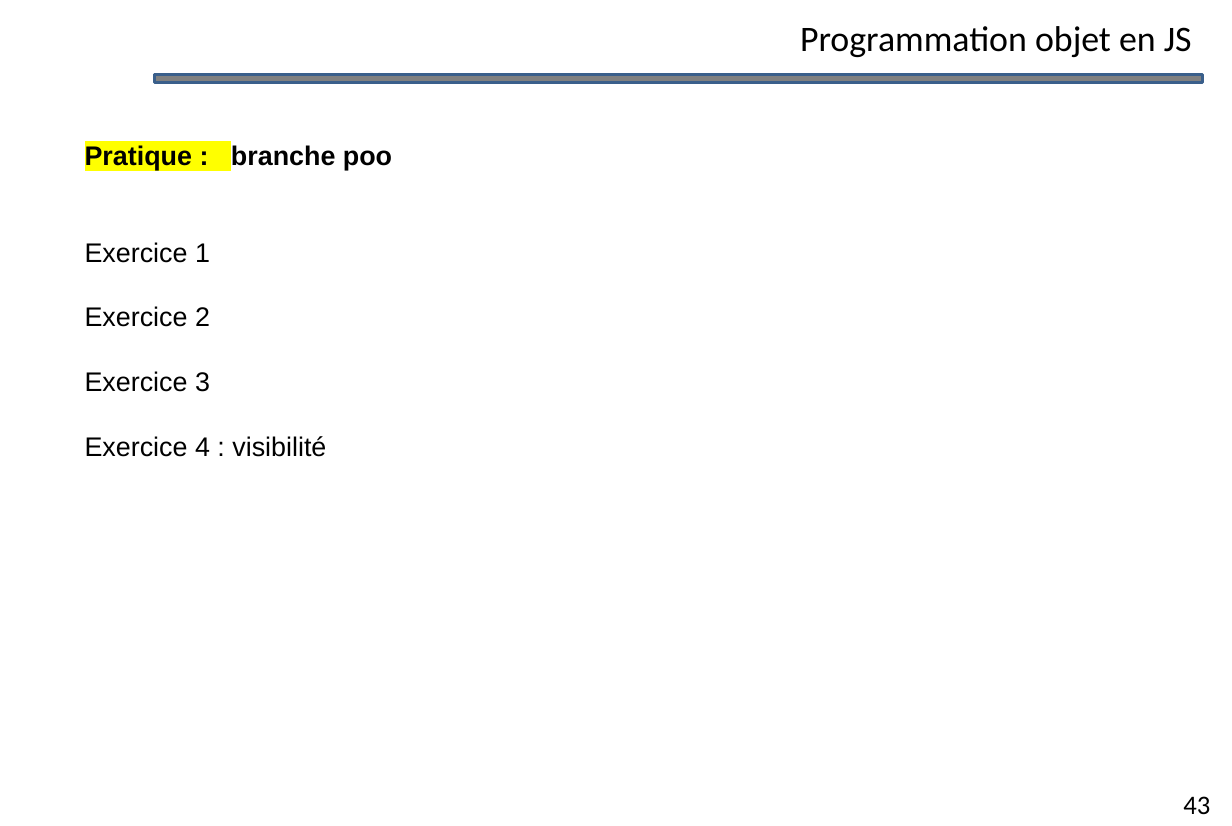
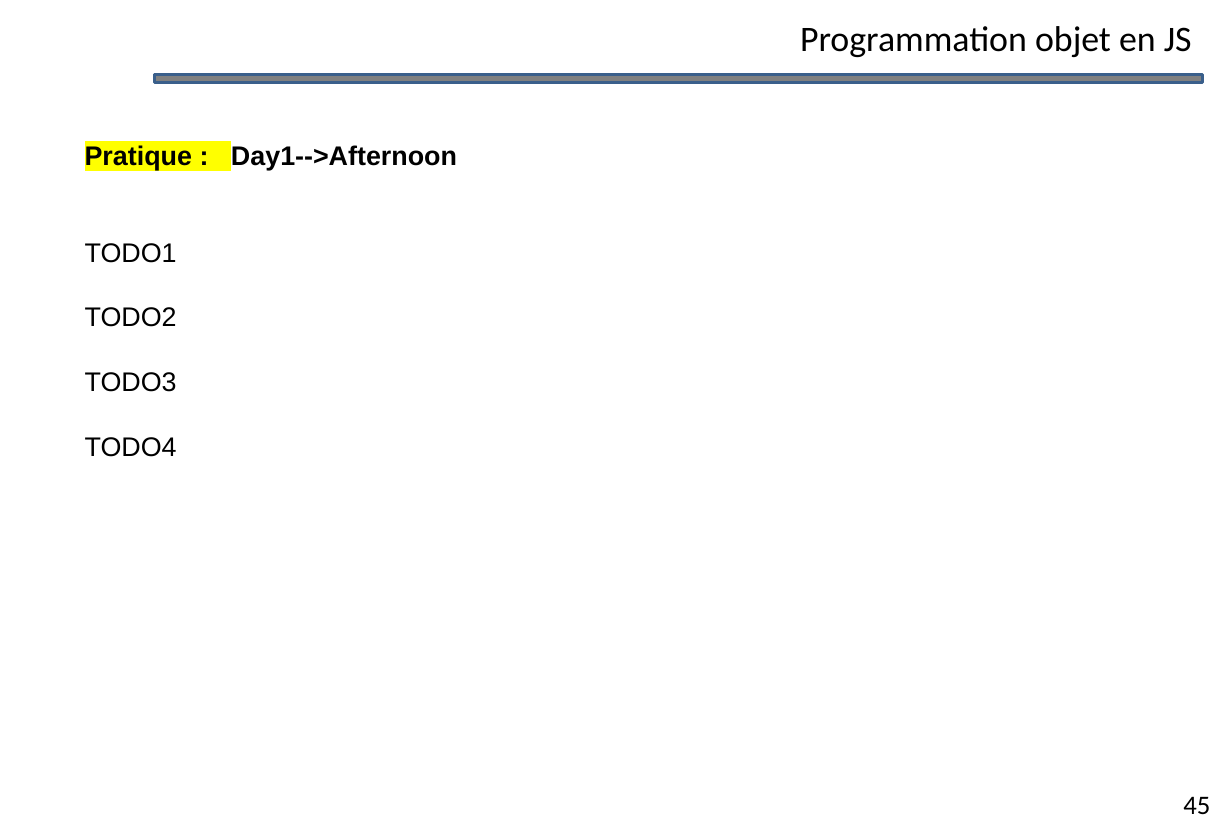
Before and after one commit to hamzaensi/jsav-12-2024, a slide deck: slide 45 of Formation programmation JSA - Day 1.pptx (slide 43 before the commit). Drawn at 1232x826 pixels with LibreOffice and Linux fonts; fonts in the diff are those of the drawing; background and template pictures are left out. Boxes give left, top, right and bottom in pixels: in the first picture for what was removed or moved away, otherwise in the second. Text is boxed around its words. In the diff, an @@ line names an element or a change of style, - is before the commit and + after.

```diff
--- a/Formation programmation JSA - Day 1.pptx
+++ b/Formation programmation JSA - Day 1.pptx
@@ text at (85, 145, 457, 457): text changed; bold on @@
-Pratique : branche poo
-Exercice 1
-Exercice 2
-Exercice 3
-Exercice 4 : visibilité
+Pratique : Day1-->Afternoon
+TODO1
+TODO2
+TODO3
+TODO4
@@ page number at (1183, 796, 1210, 814): text changed @@
-43
+45
```
Also in this commit, not shown: 2 slides added, 32 other files.
